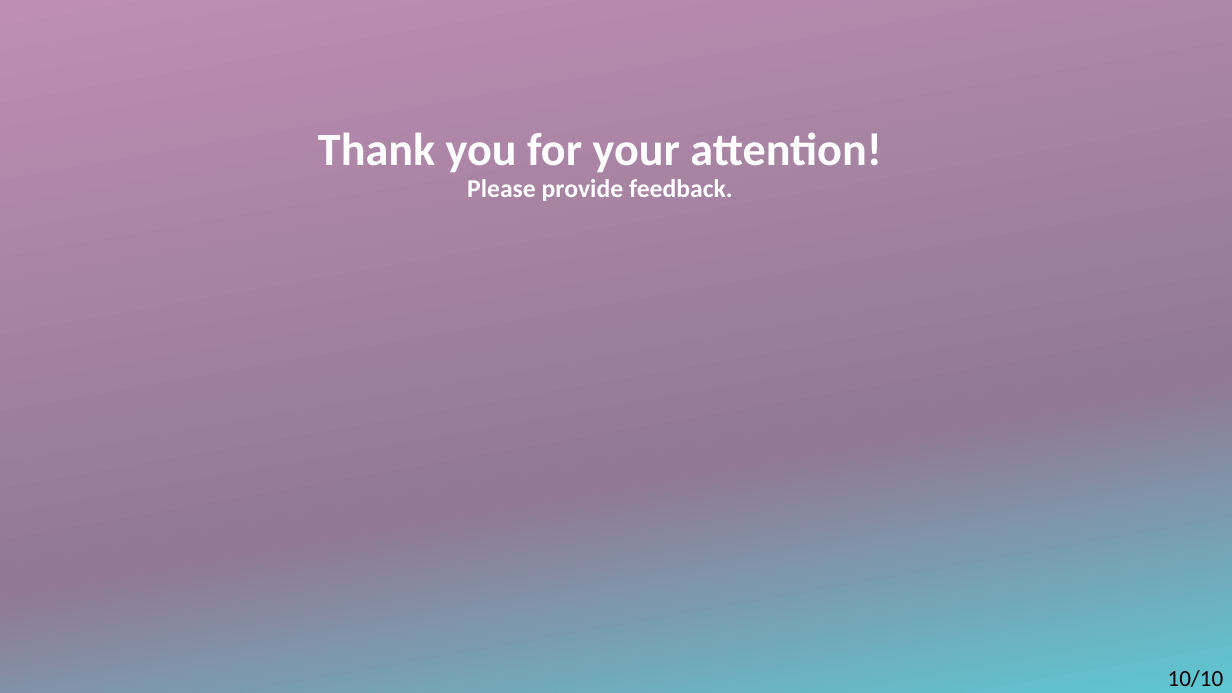
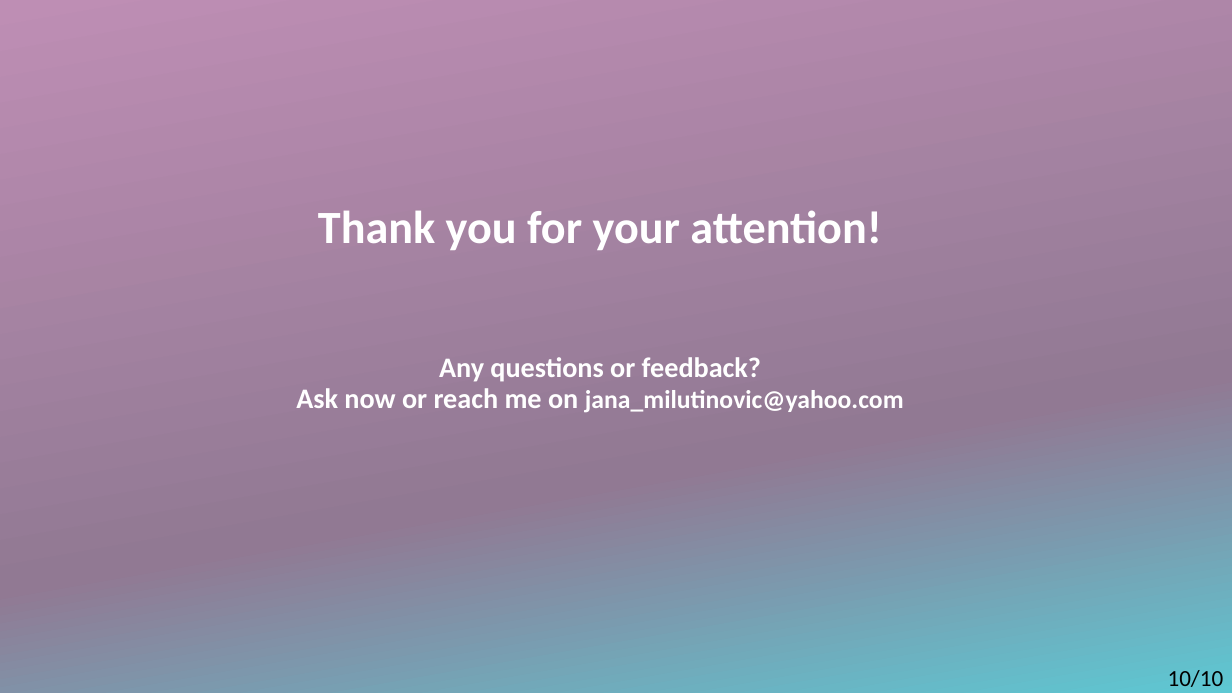
Before and after one commit to janamilutinovic/UPR, a slide deck: slide 10 of BusinessPlan_prezentacija_DECORARTE.pptx. Drawn at 1232x693 pixels with LibreOffice and Linux fonts; fonts in the diff are those of the drawing. Boxes give left, top, right and bottom in pixels: in the first picture for what was removed or moved away, otherwise in the second. Text is boxed around its words. In the diff, an @@ line names an element or a change of style, - is before the commit and + after.

```diff
--- a/BusinessPlan_prezentacija_DECORARTE.pptx
+++ b/BusinessPlan_prezentacija_DECORARTE.pptx
@@ title at (296, 210, 904, 413): text changed; size 36 to 22 pt @@
-Thank you for your attention!
-Please provide feedback.
+Thank you for your attention!
+Any questions or feedback?
+Ask now or reach me on jana_milutinovic@yahoo.com
```
Also in this commit, not shown: 1 other slide changed, 3 other files.
